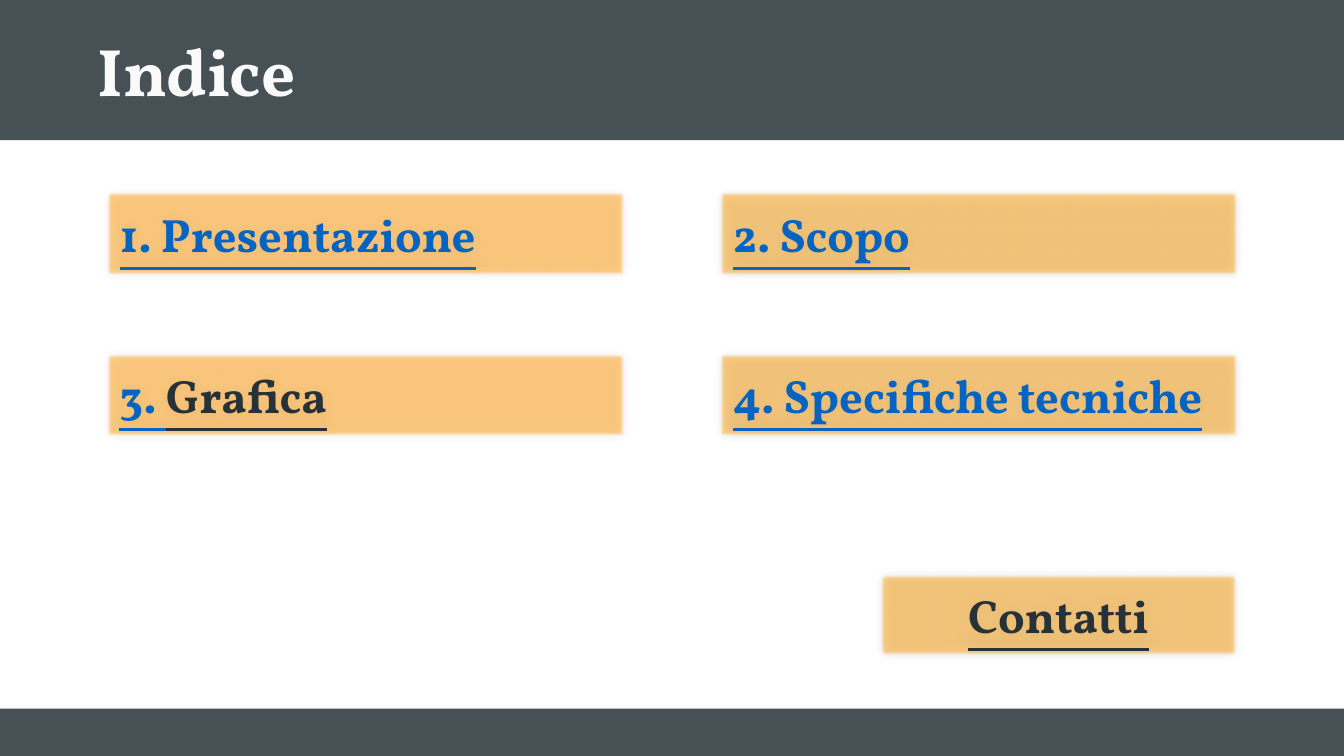
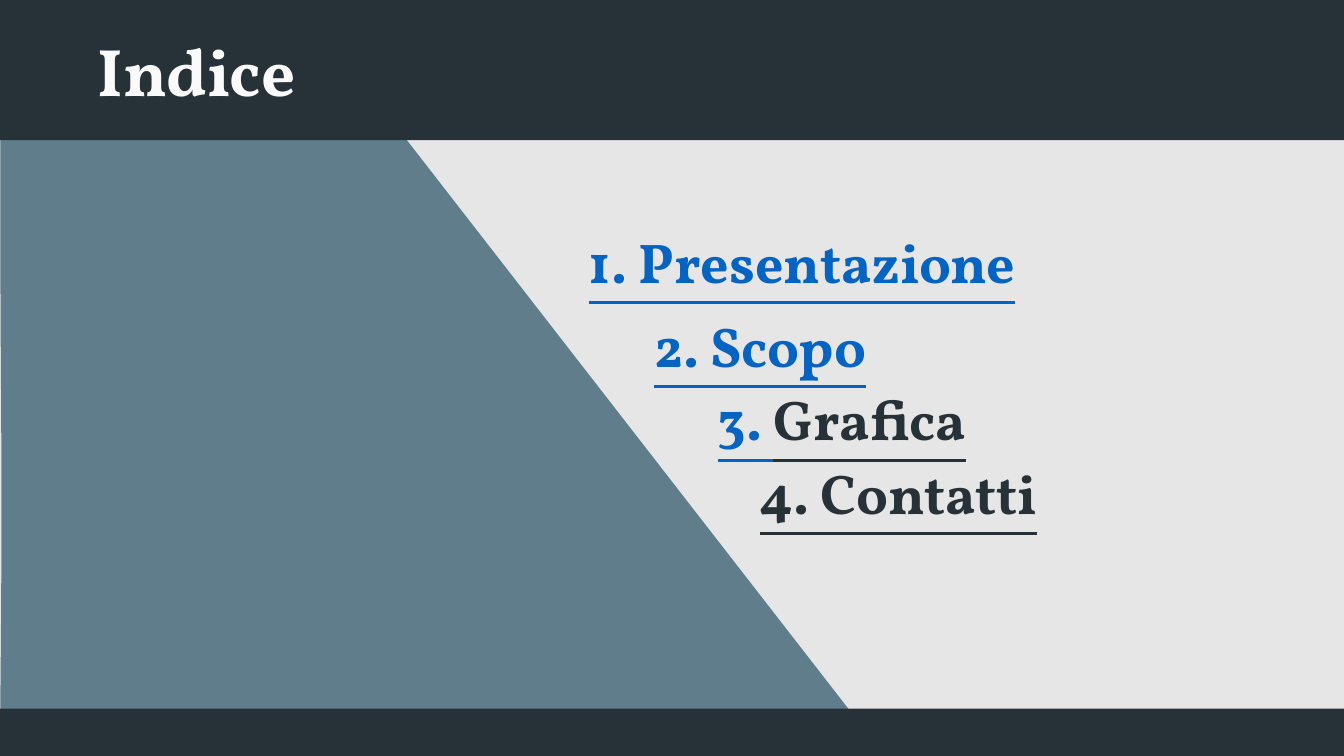
Before and after one commit to giovannipacelli2/news, a slide deck: slide 2 of src/assets/presentation/Presentazione_News.pptx. Drawn at 1344x756 pixels with LibreOffice and Linux fonts; fonts in the diff are those of the drawing. Boxes give left, top, right and bottom in pixels: in the first picture for what was removed or moved away, otherwise in the second. Text is boxed around its words. In the diff, an @@ line names an element or a change of style, - is before the commit and + after.

```diff
--- a/src/assets/presentation/Presentazione_News.pptx
+++ b/src/assets/presentation/Presentazione_News.pptx
@@ background #FFFFFF to #E7E6E6 @@
@@ rectangle at box(0, 0, 1344, 140): fill #263238 at 85% opacity to #263238 @@
@@ freeform shape added at box(0, 0, 885, 756), fill #607D8B @@
@@ text "1. Presentazione": place and size @@
-text "1. Presentazione" at box(106, 192, 624, 275)
+text "1. Presentazione" at box(589, 244, 1015, 304)
@@ text "2. Scopo": place and size @@
-text "2. Scopo" at box(720, 192, 1238, 275)
+text "2. Scopo" at box(654, 328, 866, 388)
@@ rectangle removed at box(720, 354, 1238, 438) @@
-4. Specifiche tecniche
@@ size 33.3 to 40 pt; alignment left to centre; fill #FFB337 at 60% opacity to none; shadow off in 3 elements at box(589, 244, 1015, 304), box(654, 328, 866, 388), box(718, 387, 966, 462) @@
@@ text "3. Grafica": place and size @@
-text "3. Grafica" at box(106, 354, 624, 438)
+text "3. Grafica" at box(718, 387, 966, 462)
@@ text "4. Contatti": place and size @@
-text "4. Contatti" at box(879, 574, 1238, 657)
+text "4. Contatti" at box(760, 461, 1038, 535)
@@ text "4. Contatti" at box(760, 461, 1038, 535): fill #FFB337 at 60% opacity to none; shadow off @@
@@ text at box(760, 461, 1038, 535): text changed; size 33.3 to 40 pt @@
-Contatti
+4. Contatti
@@ round same rect at box(0, 709, 1344, 756): fill #263238 at 85% opacity to #263238 @@
```
Also in this commit, not shown: 8 other slides changed, 3 slides added, 7 slides removed, 7 other files.
